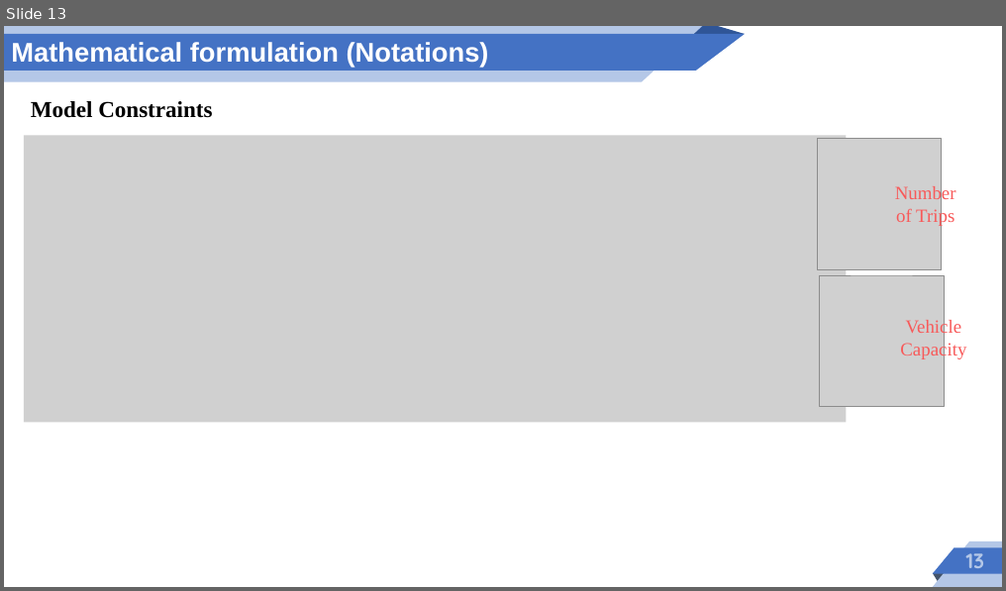
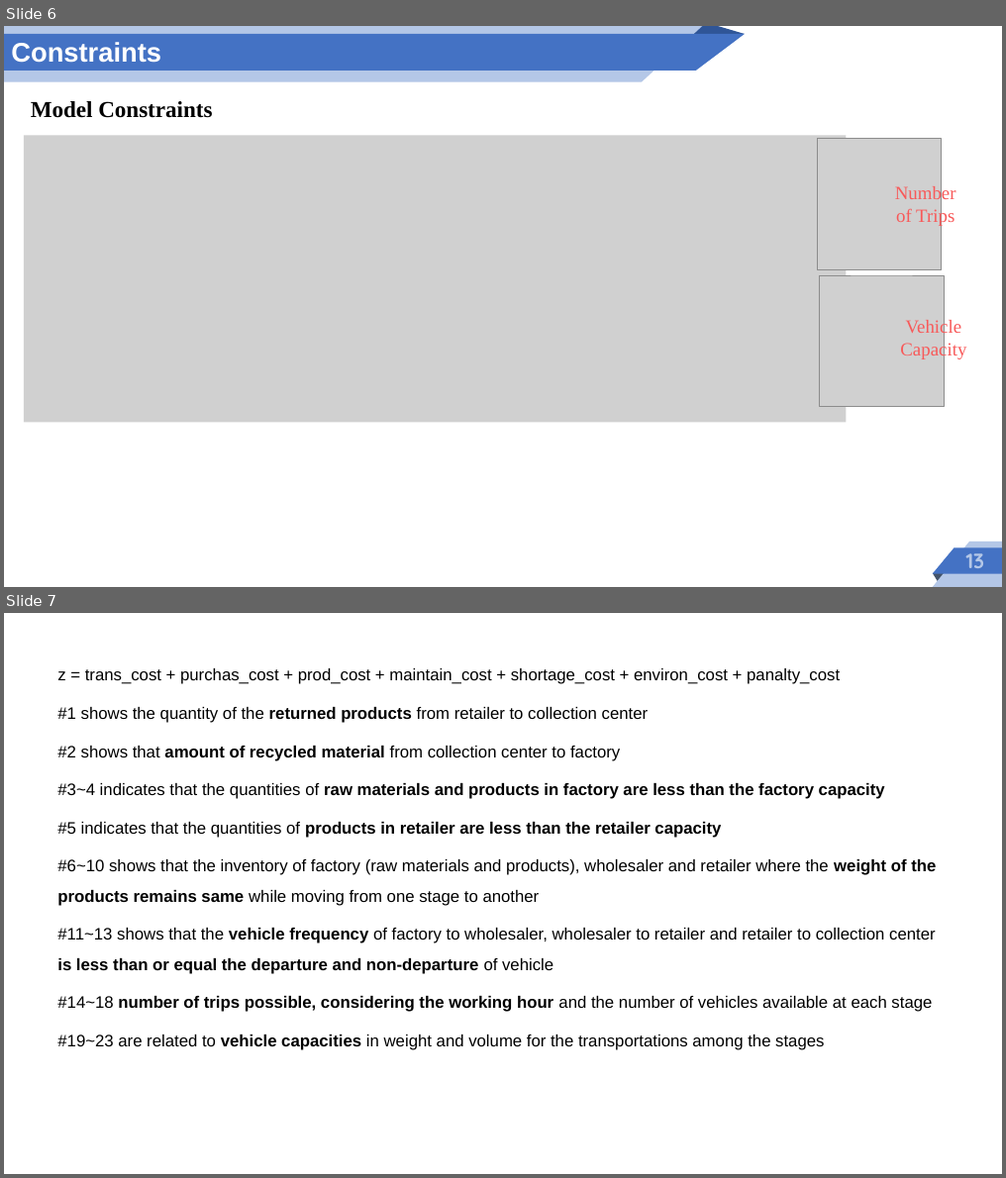
Before and after one commit to tawfiqh58/multiperiod-wood-sc-model, a slide deck: slide.pptx. Shown one above the other, each under a label of ours: slide 13 before the commit, slides 6 and 7 after it. The pictures are 1006x591 and 1006x1178 pixels, drawn with LibreOffice and Linux fonts; fonts in the diff are those of the drawing; grey boxes stand for pictures. Boxes give left, top, right and bottom in pixels: in the first picture for what was removed or moved away, otherwise in the second. Text is boxed around its words. In the diff, an @@ line names an element or a change of style, - is before the commit and + after.

```diff
--- a/slide.pptx
+++ b/slide.pptx
@@ slide 7 added at (4, 613, 1002, 1174), background #FFFFFF @@
@@ text added at (57, 668, 936, 1051), 16 pt, text #000000 @@
+z = trans_cost + purchas_cost + prod_cost + maintain_cost + shortage_cost + environ_cost + panalty_cost
+#1 shows the quantity of the returned products from retailer to collection center
+#2 shows that amount of recycled material from collection center to factory
+#3~4 indicates that the quantities of raw materials and products in factory are less than the factory capacity
+#5 indicates that the quantities of products in retailer are less than the retailer capacity
+#6~10 shows that the inventory of factory (raw materials and products), wholesaler and retailer where the weight of the products remains same while moving from one stage to another
+#11~13 shows that the vehicle frequency of factory to wholesaler, wholesaler to retailer and retailer to collection center is less than or equal the departure and non-departure of vehicle
+#14~18 number of trips possible, considering the working hour and the number of vehicles available at each stage
+#19~23 are related to vehicle capacities in weight and volume for the transportations among the stages
@@ what was slide 13 is now slide 6 @@
@@ slide 6 changed as well @@
@@ text removed at (11, 42, 489, 67) @@
-Mathematical formulation (Notations)
@@ text added at (11, 42, 161, 63), 26 pt, text #FFFFFF, bold @@
+Constraints
```
Also in this commit, not shown: 3 other slides changed, 2 other slides added, 21 slides removed, 17 other files.
